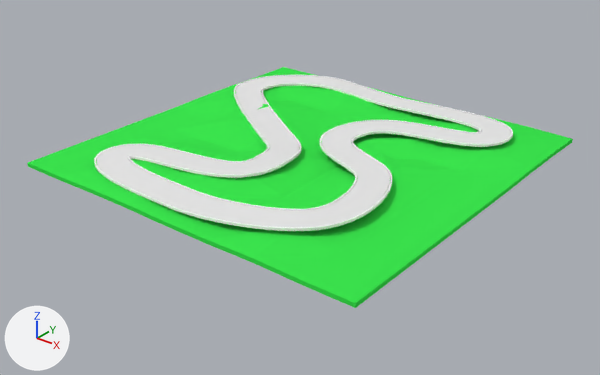
Two versions of the Blender file the-host/assets/blender/race-1.blend, one commit apart.
The view is the same before and after, from a 50 mm lens placed at (12.2, -15.62, 8.33), pointed at (0.11, -0.51, -1.04). Arrows for +X, +Y and +Z are at lower left; the lights stay in place.
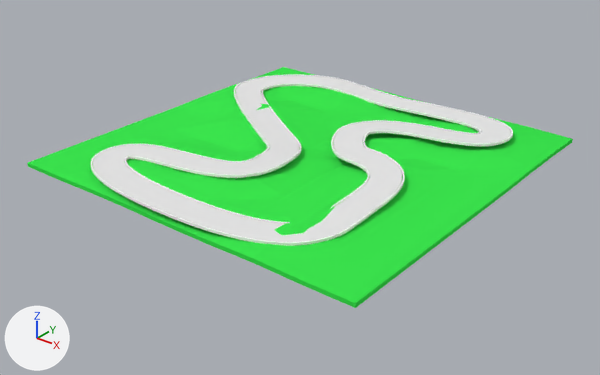
Edits to the bpy script that builds the scene:
```text
Change cu_nurbspath:
    remove _sp.bezier_points.foreach_set('co', [2.833, -3.484, 0.0, -0.34, -4.325, -0.177, -3.433, -3.453, -0.0997, -0.00522, -1.823, 0.0, -0.496, -0.601, -0.0933, -4.034, 2.124, 0.0, -2.596, 3.999, 0.0, -0.218, 4.26, -0.181, 3.731, 3.182, 0.0, 0.706, 1.416, 0.0, 2.629, -0.711, 0.0])
    remove _sp.bezier_points.foreach_set('handle_left', [3.428, -2.816, 0.0, 0.557, -4.348, -0.177, -3.518, -4.516, -0.0997, 0.104, -3.316, 0.0, -0.262, -0.803, -0.0933, -3.974, 1.399, 0.0, -3.252, 3.753, 0.0, -1.335, 4.297, -0.181, 3.715, 4.488, 0.0, 1.184, 2.656, 0.0, 2.075, -0.0396, 0.0])
    remove _sp.bezier_points.foreach_set('handle_right', [2.212, -4.182, 0.0, -1.238, -4.301, -0.177, -3.336, -2.318, -0.0997, -0.0599, -1.077, 0.0, -0.73, -0.399, -0.0933, -4.123, 3.207, 0.0, -1.939, 4.245, 0.0, 0.899, 4.223, -0.181, 3.746, 1.876, 0.0, 0.0799, -0.208, 0.0, 3.184, -1.383, 0.0])
    _sp: cu_nurbspath.splines.new('BEZIER'); _sp.bezier_points.add(10) -> cu_nurbspath.splines.new('BEZIER'); _sp.bezier_points.add(11)
    add _sp.bezier_points.foreach_set('co', [2.974, -3.634, -0.177, -0.473, -4.68, -0.138, -3.433, -3.453, -0.0997, -0.00522, -1.823, 0.0, -0.496, -0.601, -0.0933, -4.034, 2.124, 0.0, -2.596, 3.999, 0.0, -0.218, 4.26, -0.181, 3.731, 3.182, 0.0, 0.706, 1.416, 0.0, 1.525, 0.105, 0.0, 3.135, -1.619, -0.0886])
    add _sp.bezier_points.foreach_set('handle_left', [3.186, -3.146, -0.177, 2.068, -4.639, -0.211, -3.476, -3.984, -0.0997, 0.104, -3.316, 0.0, -0.262, -0.803, -0.0933, -3.974, 1.399, 0.0, -3.252, 3.753, 0.0, -1.335, 4.297, -0.181, 3.715, 4.488, 0.0, 1.184, 2.656, 0.0, 1.137, 0.141, 0.0, 3.135, 0.0762, 0.00865])
    add _sp.bezier_points.foreach_set('handle_right', [2.795, -4.046, -0.177, -3.013, -4.722, -0.0657, -3.336, -2.318, -0.0997, -0.0599, -1.077, 0.0, -0.73, -0.399, -0.0933, -4.123, 3.207, 0.0, -1.939, 4.245, 0.0, 0.899, 4.223, -0.181, 3.746, 1.876, 0.0, 0.577, 1.081, 0.0, 1.84, 0.0751, 0.0, 3.135, -3.315, -0.186])
```

Pixel boxes [x1, y1, x2, y2] of what changed, in the pictures (600 x 375 px):
'Cube.001', reshaped (10% taller): before [97, 75, 511, 227]; after [93, 75, 511, 242]
'Cube.002', reshaped (10% taller): before [94, 75, 513, 231]; after [90, 74, 513, 246]
